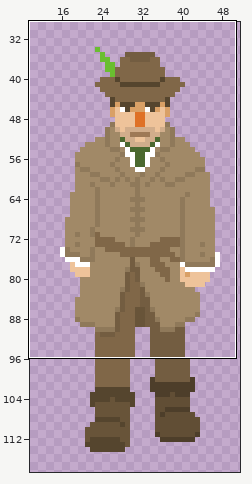
Two versions of one pixel-art file, TCC_Mark_Roger/Assets/Sprites/Characters/PLAYER.aseprite. The first picture is a wide view before the edit; the outline marks the close-up.
Close-up. First the earlier version:
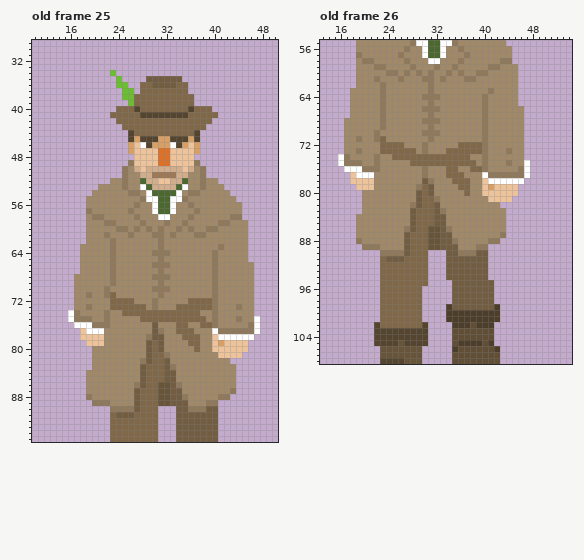
64x128 pixels, 36 frames. Colours within 5 levels of each other are drawn and written as one. Shown: old frame 25: x 10..50, y 29..95; old frame 26: x 13..54, y 55..108. The wide view leaves out empty margins. The commit also changed other frames or places, which this record leaves out.
The result:
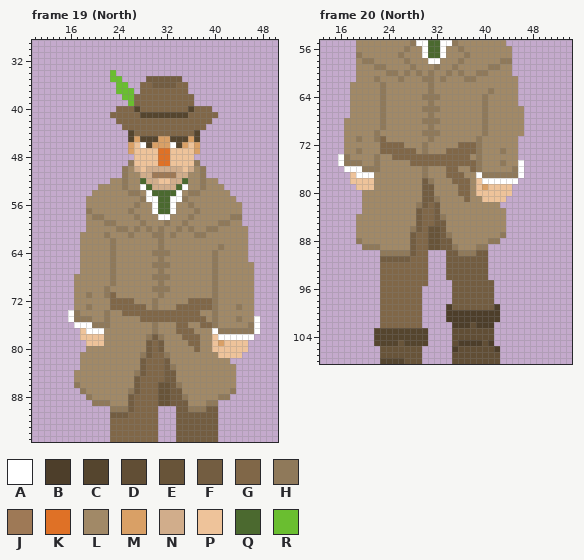
Palette (. is transparent): A #ffffff  B #4d3e2a  C #55452e  D #614e35  E #685439  F #735d41  G #806748  H #8f795a  J #9e7956  K #df7126  L #a18967  M #d9a066  N #d1ad8b  P #eec39a  Q #4b692f  R #6abe30
A new or re-ordered frame is compared with the old frame closest to it.
Edits made:
frames 36 -> 42
Changed rows in their new state; - is an unchanged pixel.
Frame 19 (North) is new; against old frame 25, layer "Layer 3":
first column x 23:
35 R-
37 -R
first column x 18:
59 ---------------------------.
61 L---------------------------
62 L---------------------------
first column x 17:
76 -------------H-
77 -------------HL
78 --------------H
80 --L------------
81 -LL--------H---
82 -LL--------FG--
83 -LL------------
84 LL--------H----
85 LL--------FG---
86 HL--------FG---
87 -H-------H-----
88 ---------FG----
89 ---------FG----
90 ---------FG----
91 ------F--G-----
Frame 20 (North) is new; against old frame 26, layer "Layer 3":
first column x 18:
 59 ---------------------------.
 60 ---------------------------.
 62 L---------------------------
first column x 23:
 71 ----------------HL-----.-
 72 ----------------HL-----.-
 73 ----------------HL--HL-.-
 74 ----------------HL-----.-
 75 ----------------HL--HL-A.
 76 ----------------HL----HA.
 77 ----------------AH-----A.
 78 ----------------PA-----.-
 79 ------LF--------PMP---.--
 80 ------LF-----G--P-----.--
 81 ------LFF-----G--P---.---
 82 -----LHF-----------------
 83 -----LF---L--------------
 84 -----LF---H--------------
 85 -----LF------------------
 86 ----LHF----L-------------
 87 ----LF-----H-------------
 88 ----LF------L------------
 89 ----LF------H------------
 90 ----HF-------------------
 91 F---F--------------------
first column x 22:
102 .-------.
